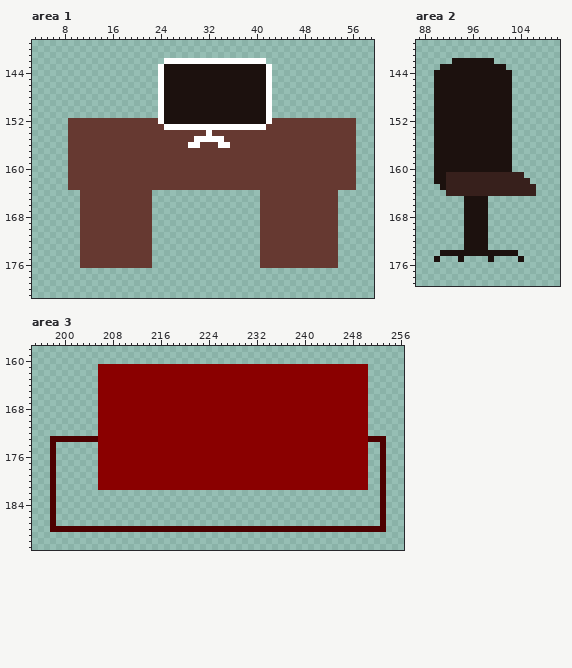
Pixel-art file, stored at Aseprite/tiles.aseprite. The first picture shows the starting point.
640x640 pixels, 1 frame. Colours within 5 levels of each other are drawn and written as one. Shown: area 1: x 3..59, y 139..181; area 2: x 87..110, y 139..179; area 3: x 195..256, y 158..191. The commit also changed other parts of the picture, which this record leaves out.
Once edited:
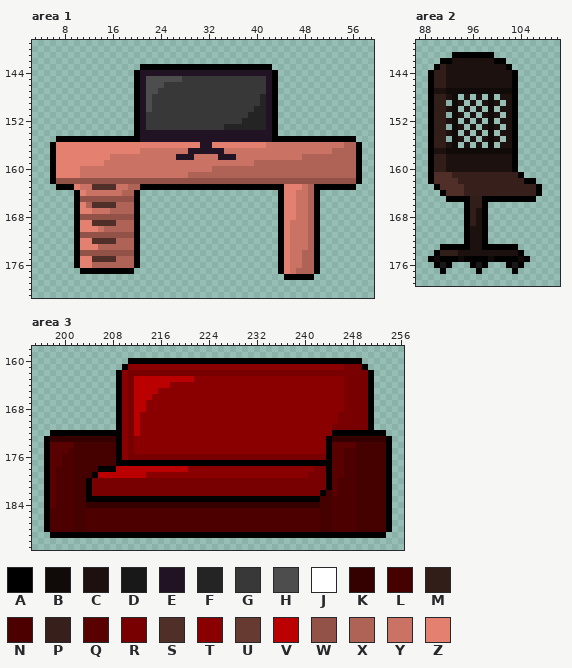
Palette (. is transparent): A #000000  B #100a08  C #1c110e  D #181818  E #211324  F #242424  G #393838  H #4d4d4d  J #ffffff  K #350000  L #450000  M #311e19  N #4d0000  P #37201c  Q #590000  R #790000  S #512f29  T #8a0000  U #663931  V #ba0000  W #925248  X #ae6356  Y #ca7364  Z #e3806f
Difference:
Changed rows in their new state; - is an unchanged pixel.
Area 1, layer "tiles":
first column x 6:
142 -------------------.................----------------
143 ---------------AAAAAAAAAAAAAAAAAAAAAA---------------
144 --------------AEEEEEEEEEEEEEEEEEEEEEEA--------------
145 --------------AEHHHHHHGGGGGGGGGGGGGGEA--------------
146 --------------AEHHHGGGGGGGGGGGGGGGGGEA--------------
147 --------------AEHHGGGGGGGGGGGGGGGGGGEA--------------
148 --------------AEHGGGGGGGGGGGGGGGGGGFEA--------------
149 --------------AEHGGGGGGGGGGGGGGGGGGFEA--------------
150 --------------AEHGGGGGGGGGGGGGGGGGFFEA--------------
151 --------------AEGGGGGGGGGGGGGGGGGFFFEA--------------
152 ---...........AEGGGGGGGGGGGGGGGGFFFFEA.............-
153 ---...........AEGGGGGGGGGGGGGFFFFFFFEA.............-
154 ---...........AEEEEEEEEEEEEEEEEEEEEEEA.............-
155 -AAAAAAAAAAAAAAEEEEEEEEEEEEEEEEEEEEEEAAAAAAAAAAAAAA-
156 AZZZZZZZZZZZZZZZZZZZZZZZZEEZZZZZZZZZYYYYYYYYYYYYYXXA
157 AZZZZZZZZZZZZZZYYYYYYYYEEEEEEYYYYYYYYYYYYYYYYYYXXXXA
158 AZZZZZZZZZYYYYYYYYYYYEEEYYYYEEEYYYYYYYYYYYXXXXXXXXXA
159 AZZZZZZZZYYYYYYYYYYYYYYYYYYYYYYYYYXXXXXXXXXXXXXXXXXA
160 AZZZZYYYYYYYYYYYYYYYYYYYYYYXXXXXXXXXXXXXXXXXXXXXXXXA
161 AZZZZYYYYYYYYYYYYYYYYYYXXXXXXXXXXXXXXXXXXXXXXXXXXXXA
162 AWWWWWWWWWWWWWWWWWWWWWWWWWWWWWWWWWWWWWWWWWWWWWWWWWWA
163 -AAAZYYSSSSYYXXAAAAAAAAAAAAAAAAAAAAAAAAZZZYXAAAAAAA-
164 ----AZYYYYYYXXA..------------------...AZZYYXA...----
165 ----AWWWWWWWWWA..------------------...AZZYYXA...----
166 ----AZXSSSSXXXA..------------------...AZZYYXA...----
167 ----AZZYYYXXXXA..------------------...AZZYYXA...----
168 ----AWWWWWWWWWA..------------------...AZZYYXA...----
169 ----AZZSSSSXXXA..------------------...AZYYYXA...----
170 ----AZZZYXXXXXA..------------------...AZYYYXA...----
171 ----AWWWWWWWWWA..------------------...AZYYYXA...----
172 ----AZZSSSSXXXA..------------------...AZYYYXA...----
173 ----AZZZXXXXXXA..------------------...AZYYYXA...----
174 ----AWWWWWWWWWA..------------------...AZYYXXA...----
175 ----AZZSSSSXXXA..------------------...AZYYXXA...----
176 ----AZZXXXXXXXA..------------------...AZYYXXA...----
177 -----AAAAAAAAA------------------------AZYXXXA-------
178 ---------------------------------------AAAAA--------
Area 2, layer "tiles":
first column x 89:
141 ----AAAAAAA--------
142 --AA-------AA------
143 -AM----------A-----
144 AMM-----------A----
145 AMM-----------A----
146 AMM-----------A----
147 A--BBBBBBBBBBBA----
148 AMM-B.-.-.B.--A----
149 AMM.B-.-.-B-.-A----
150 AMM-B.-.-.B.--A----
151 AMM.B-.-.-B-.-A----
152 AMM-B.-.-.B.--A----
153 AMM.B-.-.-B-.-A----
154 AMM-B.-.-.B.--A----
155 AMM.B-.-.-B-.-A----
156 AMM-B.-.-.B.--A----
157 A--BBBBBBBBBBBA----
158 AMM-----------A----
159 AMM-----------A----
160 AMM-----------A----
161 ASSS-----------A---
162 ASSSS-----------AA-
163 -ASSSS------------A
164 --ASSS------------A
165 ---AAAAMMAAAAAAAAA-
166 ------AMMA---------
167 ------AM-A---------
168 ------AM-A---------
169 ------AM-A---------
170 ------A--A---------
171 ------A--A---------
172 ------A--A---------
173 --AAAAA--AAAAAA----
174 -AMMM----------A---
175 ABAAABAAAABAAAABA--
176 -ADA---ADA---ADA---
177 --A-----A-----A----
Area 3, layer "tiles":
first column x 197:
160 --------------AAAAAAAAAAAAAAAAAAAAAAAAAAAAAAAAAAAAAAA-----
161 ---------....A------------------------------------RRRA----
162 ---------...A-RRRRRRRRRRRRRRRRRRRRRRRRRRRRRRRRRRRRRRRRA---
163 ---------...A-RVVVVVVVVVV-------------------------RRRRA---
164 ---------...A-RVVVVVV-----------------------------RRRRA---
165 ---------...A-RVVVV-------------------------------RRRRA---
166 ---------...A-RVVV--------------------------------RRRRA---
167 ---------...A-RVV---------------------------------RRRRA---
168 ---------...A-RVV---------------------------------RRRRA---
169 ---------...A-RV---------------------------------RRRRRA---
170 ---------...A-RV---------------------------------RRRRRA---
171 ---------...A-RV--------------------------------RRRRRRA---
172 -AAAAAAAAAAAA-RV--------------------------------AAAAAAAAA-
173 AKKKKKKKKKKKA-R--------------------------------AKKKKKKKKKA
174 AQQQQLLLLLLLA-R--------------------------------AQQQQLLLLLA
175 AQQQNLLLLLLLA-R--------------------------------AQQNNLLLLLA
176 AQQNNLLLLLLLA-RRRRRRRRRRRRRRRRRRRRRRRRRRRRRRRRRAQQNNLLLLLA
177 AQQNNLLLLLLLAAAAAAAAAAAAAAAAAAAAAAAAAAAAAAAAAAAAQQNNLLLLLA
178 AQNNNLLLLAAAVVVVVVVVVVVV---------------------RRAQQNNLLLLLA
179 AQNNNLLLAVVVVVVVV---------------------------RRRAQQNNLLLLLA
180 AQNNNLLARRRRRRRRRRRRRRRRRRRRRRRRRRRRRRRRRRRRRRRAQNNNLLLLLA
181 AQNNNLLARRRRRRRRRRRRRRRRRRRRRRRRRRRRRRRRRRRRRRRAQNNNLLLLLA
182 AQNNNLLARRRRRRRRRRRRRRRRRRRRRRRRRRRRRRRRRRRRRRALQNNNLLLLLA
183 AQNNNLLAAAAAAAAAAAAAAAAAAAAAAAAAAAAAAAAAAAAAAALLNNNNLLLLLA
184 AQNNNLLKKKKKKKKKKKKKKKKKKKKKKKKKKKKKKKKKKKKKKKLLNNNNLLLLLA
185 A-NNNLLNNNNNNNNNNNNNNNNNNNNNNNNNNNNNNNNNNNNNNNLLNNNNLLLLLA
186 A-NNNLLNNNNNNNNNNNNNNNNNNNNNNNNNNNNNNNNNNNNNNNLLNNNNLLLLLA
187 A-NNNLLNNNNNNNNNNNNNNNNNNNNNNNNNNNNNNNNNNNNNNNLLNNNNLLLLLA
188 A----LL---------------------------------------LL----LLLLLA
189 -AAAAAAAAAAAAAAAAAAAAAAAAAAAAAAAAAAAAAAAAAAAAAAAAAAAAAAAA-
